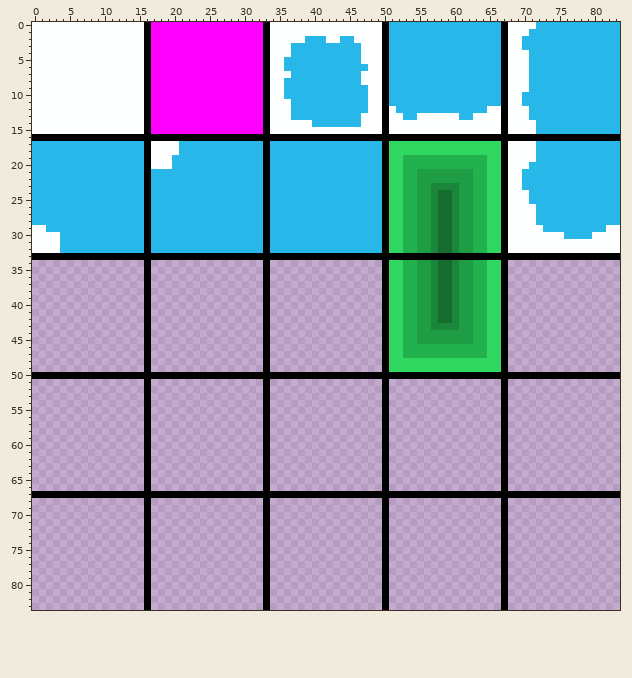
A sprite sheet gets an edit: Resources/SnowTileset.png. Above: the version before the commit.
The file is 84x84 pixels. Colours within 5 levels of each other are drawn and written as one.
New version:
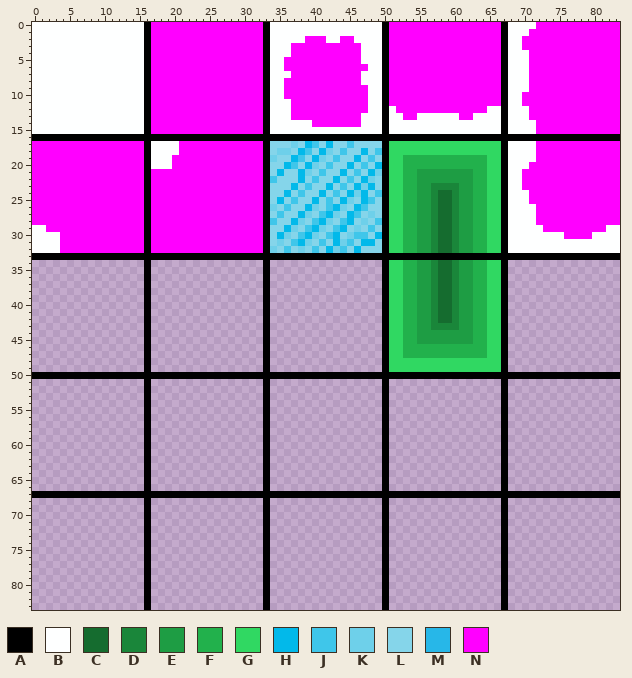
Palette (. is transparent): A #000000  B #feffff  C #156c2f  D #1a863a  E #1e9d44  F #22b14c  G #30d862  H #02b9ea  J #3fc6ea  K #6ed0ea  L #85d5ea  M #27b7e8  N #ff00ff
The commit says: added ice pond and modified look of snow biome
Diff:
Changed rows in their new state; - is an unchanged pixel.
first column x 0:
 0 ---------------------------------------------------NNNNNNNNNNNNNNNN-----NNNNNNNNNNNN
 1 ---------------------------------------------------NNNNNNNNNNNNNNNN----NNNNNNNNNNNNN
 2 ---------------------------------------NNN--NN-----NNNNNNNNNNNNNNNN---NNNNNNNNNNNNNN
 3 -------------------------------------NNNNNNNNNN----NNNNNNNNNNNNNNNN---NNNNNNNNNNNNNN
 4 -------------------------------------NNNNNNNNNN----NNNNNNNNNNNNNNNN----NNNNNNNNNNNNN
 5 ------------------------------------NNNNNNNNNNN----NNNNNNNNNNNNNNNN----NNNNNNNNNNNNN
 6 ------------------------------------NNNNNNNNNNNN---NNNNNNNNNNNNNNNN----NNNNNNNNNNNNN
 7 -------------------------------------NNNNNNNNNN----NNNNNNNNNNNNNNNN----NNNNNNNNNNNNN
 8 ------------------------------------NNNNNNNNNNN----NNNNNNNNNNNNNNNN----NNNNNNNNNNNNN
 9 ------------------------------------NNNNNNNNNNNN---NNNNNNNNNNNNNNNN----NNNNNNNNNNNNN
10 ------------------------------------NNNNNNNNNNNN---NNNNNNNNNNNNNNNN---NNNNNNNNNNNNNN
11 -------------------------------------NNNNNNNNNNN---NNNNNNNNNNNNNNNN---NNNNNNNNNNNNNN
12 -------------------------------------NNNNNNNNNNN----NNNNNNNNNNNNN------NNNNNNNNNNNNN
13 -------------------------------------NNNNNNNNNN------NN------NN--------NNNNNNNNNNNNN
14 ----------------------------------------NNNNNNN-------------------------NNNNNNNNNNNN
15 ------------------------------------------------------------------------NNNNNNNNNNNN
17 NNNNNNNNNNNNNNNN-----NNNNNNNNNNNN-LLLKLHJLHLLJLLLL----------------------NNNNNNNNNNNN
18 NNNNNNNNNNNNNNNN-----NNNNNNNNNNNN-LKKLHJLHKLJLLHLJ----------------------NNNNNNNNNNNN
19 NNNNNNNNNNNNNNNN----NNNNNNNNNNNNN-KLLHJLHKLJLLHLJL----------------------NNNNNNNNNNNN
20 NNNNNNNNNNNNNNNN----NNNNNNNNNNNNN-LLHJLHKLJLLHLJLH---------------------NNNNNNNNNNNNN
21 NNNNNNNNNNNNNNNN-NNNNNNNNNNNNNNNN-LHLLHKLJLLHLJLHK--------------------NNNNNNNNNNNNNN
22 NNNNNNNNNNNNNNNN-NNNNNNNNNNNNNNNN-JLLLHLJLLHLJLHKL--------------------NNNNNNNNNNNNNN
23 NNNNNNNNNNNNNNNN-NNNNNNNNNNNNNNNN-LLLHLJLLHLJLHKHL--------------------NNNNNNNNNNNNNN
24 NNNNNNNNNNNNNNNN-NNNNNNNNNNNNNNNN-LLHLJLLHLJLHKHLJ---------------------NNNNNNNNNNNNN
25 NNNNNNNNNNNNNNNN-NNNNNNNNNNNNNNNN-LHLJLLHLJLHKLHJL---------------------NNNNNNNNNNNNN
26 NNNNNNNNNNNNNNNN-NNNNNNNNNNNNNNNN-KLJLLHKLJHKLHJLL----------------------NNNNNNNNNNNN
27 NNNNNNNNNNNNNNNN-NNNNNNNNNNNNNNNN-LJLLHKLJHKLHJLKL----------------------NNNNNNNNNNNN
28 NNNNNNNNNNNNNNNN-NNNNNNNNNNNNNNNN-JLLHKLJHKLJHLKLJ----------------------NNNNNNNNNNNN
29 --NNNNNNNNNNNNNN-NNNNNNNNNNNNNNNN-LLHKLJHKLJHLKLJL-----------------------NNNNNNNNN--
30 ----NNNNNNNNNNNN-NNNNNNNNNNNNNNNN-LHKLJHKLJHLKJJLH--------------------------NNNN----
31 ----NNNNNNNNNNNN-NNNNNNNNNNNNNNNN-LKLJHKLJLHKJLHHL----------------------------------
32 ----NNNNNNNNNNNN-NNNNNNNNNNNNNNNN-KLJLKLJLHKJLHLLL----------------------------------
